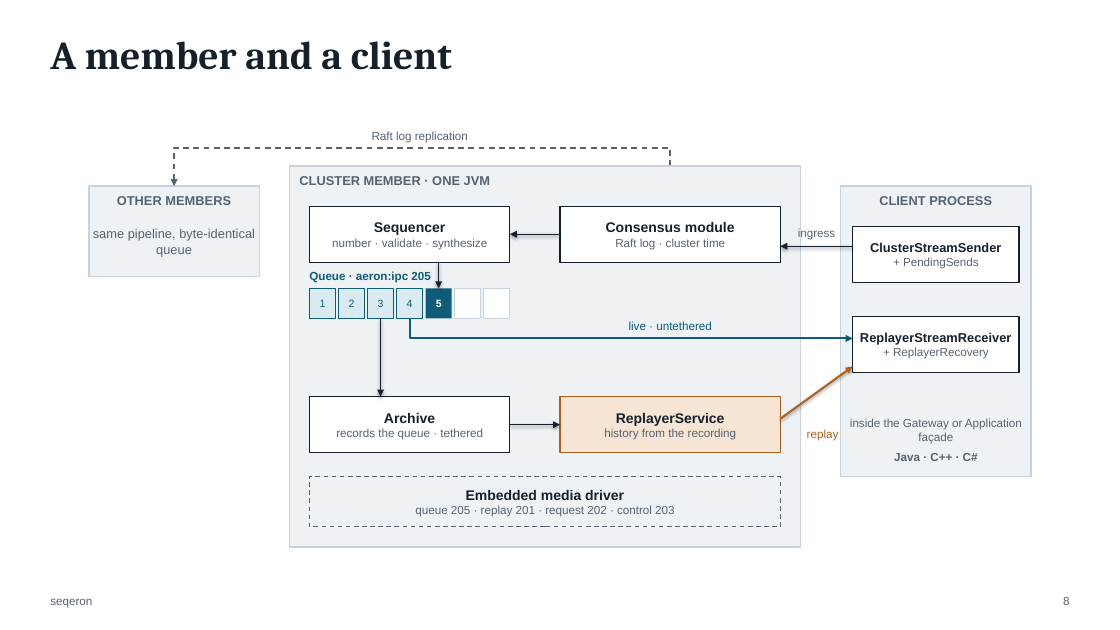
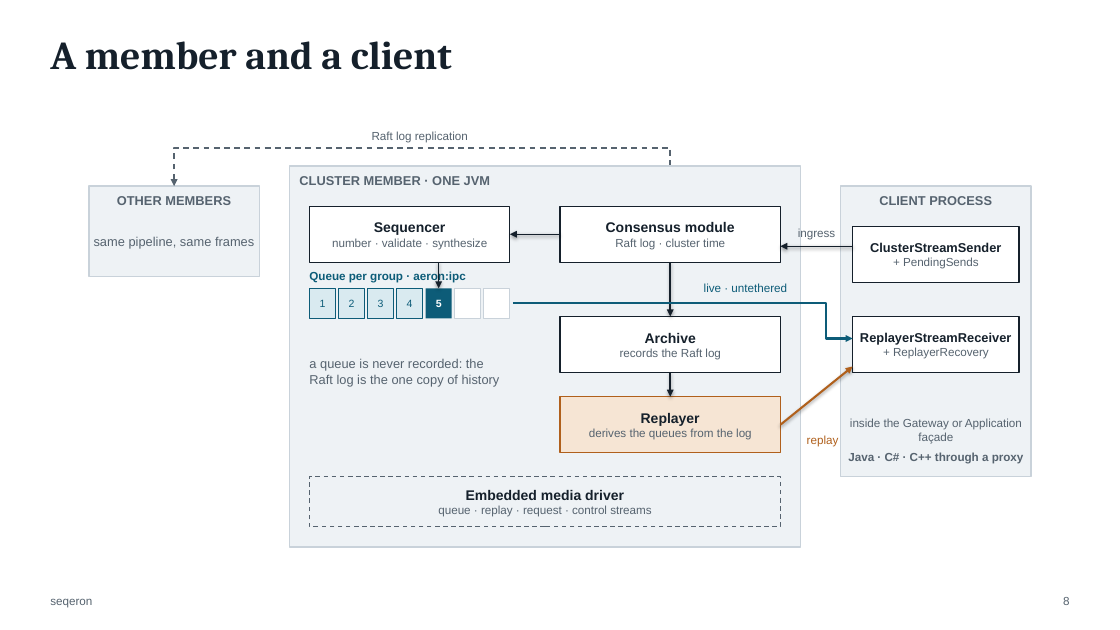
Before and after one commit to FredrikJDahlberg/seqeron, a slide deck: slide 8 of doc/presentation/seqeron-architecture.pptx. Drawn at 1120x630 pixels with LibreOffice and Linux fonts; fonts in the diff are those of the drawing. Boxes give left, top, right and bottom in pixels: in the first picture for what was removed or moved away, otherwise in the second. Text is boxed around its words. In the diff, an @@ line names an element or a change of style, - is before the commit and + after.

```diff
--- a/doc/presentation/seqeron-architecture.pptx
+++ b/doc/presentation/seqeron-architecture.pptx
@@ text at (94, 237, 254, 249): text changed @@
-same pipeline, byte-identical queue
+same pipeline, same frames
@@ arrow added from (670, 262) to (670, 317), #15202B 1.25 pt @@
@@ text at (309, 270, 465, 282): text changed @@
-Queue · aeron:ipc 205
+Queue per group · aeron:ipc
@@ text "live · untethered": place and size @@
-text "live · untethered" at (629, 321, 712, 330)
+text "live · untethered" at (704, 283, 787, 292)
@@ arrow removed from (381, 318) to (381, 397) @@
@@ freeform shape: place and size @@
-freeform shape at (410, 318, 853, 339)
+freeform shape at (513, 303, 853, 339)
@@ rectangle added at (560, 317, 781, 373), fill #FFFFFF, outline #15202B 1 pt, 10 pt, text #56636F @@
+Archive
+records the Raft log
@@ text at (309, 359, 500, 387): text changed; size 10 to 11 pt @@
-Archive
-records the queue · tethered
+a queue is never recorded: the Raft log is the one copy of history
@@ text "a queue is never recorded: ...": place and size @@
-text "a queue is never recorded: ..." at (309, 397, 510, 453)
+text "a queue is never recorded: ..." at (309, 359, 500, 387)
@@ text "a queue is never recorded: ..." at (309, 359, 500, 387): fill #FFFFFF to none; outline #15202B 1 pt to none @@
@@ arrow added from (670, 373) to (670, 397), #15202B 1.25 pt @@
@@ arrow moved from (781, 418) - (853, 366) to (781, 425) - (853, 366) @@
@@ text in rectangle at (589, 413, 752, 440): text changed @@
-ReplayerService
-history from the recording
+Replayer
+derives the queues from the log
@@ arrow removed from (510, 425) to (560, 425) @@
@@ text "replay": place and size @@
-text "replay" at (807, 429, 839, 441)
+text "replay" at (807, 435, 839, 447)
@@ text at (848, 452, 1024, 464): text changed @@
-Java · C++ · C#
+Java · C# · C++ through a proxy
@@ text in rectangle at (438, 505, 651, 517): text changed @@
-queue 205 · replay 201 · request 202 · control 203
+queue · replay · request · control streams
```
Also in this commit, not shown: 16 other slides changed, 1 slide added, 31 slides removed, 60 other files.
